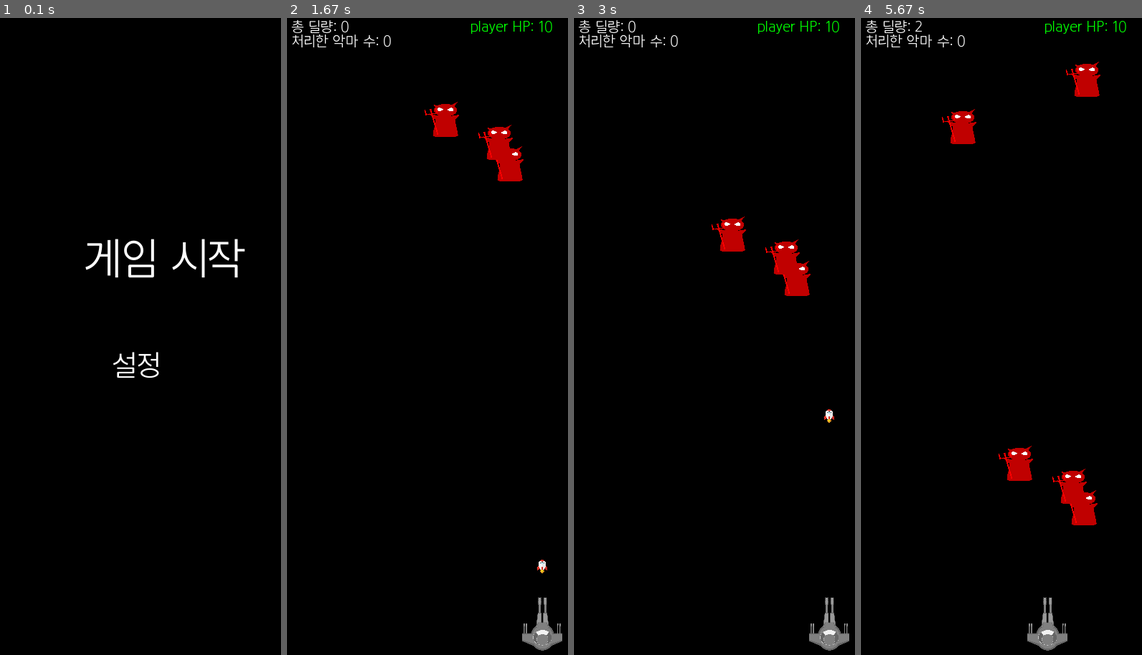
Above: before the commit, frames 1-4 (left to right).
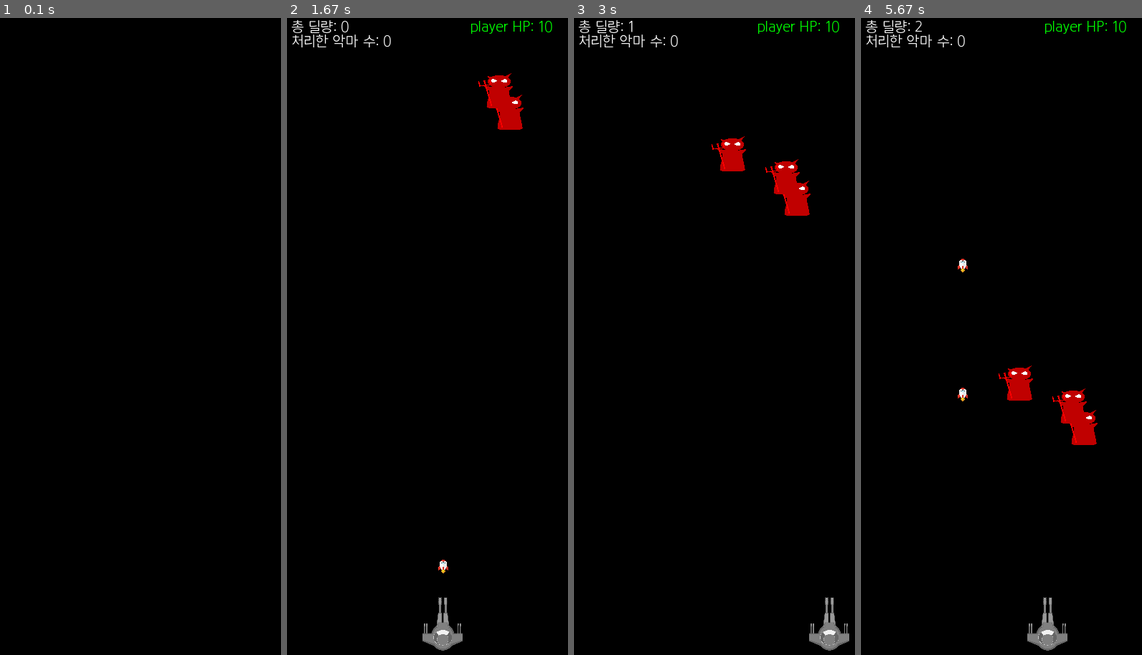
Above: after the commit, the same moments.

Repository: pygameprj/pygame
Game: pygame game, started from Pygame_t2.py
The game is run twice, just before and just after one commit, with the same random seed, the same clock (stepped at 60 frames per second) and the same inputs.
Inputs:
- Up to frame 1 (0.1 s): no input
- Up to frame 2 (1.67 s): tap Keypad Enter at 0.33, 1.17 s; hold Esc 0.67-1.13 s; hold Right 0.67-1.13 s; tap Space at 1.63 s
- Up to frame 3 (3 s): tap Esc at 1.97 s; tap Keypad Enter at 2.3 s; hold Right from 2.63 s (still down); tap Space at 2.7 s
- Up to frame 4 (5.67 s): tap Space at 3, 3.2, 3.5, 3.77, 4.07, 4.2, 4.5, 4.87, 5.17, 5.37 s; release Right at 3.1 s; hold Left 3.13-3.67 s; hold Left 3.7-4.1 s; hold Right 4.13-4.77 s; hold Left 4.8-5.27 s; hold Right from 5.3 s (still down)

The runs differ from the first frame. In frame 1, 1.1% of the frame differs, in the area x 30-88%, y 34-57%; in frame 2, 3.1%; in frame 3, 2.5%; in frame 4, 3.4%, in the area x 28-86%, y 6-80%.

Commit message:
초기 변수 클래스 생성 및 일시정지 추가

Diff:
--- a/Pygame_t2.py
+++ b/Pygame_t2.py
@@ -24,21 +24,6 @@
 gameOverSound = ["sound\gameOver.mp3", "C:\code\pygame\sound\gameOver.mp3"]
 downHPSound = ["sound\downHP.mp3", "C:\code\pygame\sound\downHP.mp3"]
 
-player_HP = 10
-player_SPEED = 7
-missile_SPEED = 15
-obs_HP = 4
-
-#objSize
-playerSizeX = 80
-playerSizeY = 100
-missileSizeX = 15
-missileSizeY = 20
-obsSizeX = 50
-obsSizeY = 50
-boomX = 50
-boomY = 50
-
 SCREEN_WIDTH = 400 #가로
 SCREEN_HEIGHT = 900 #세로
 
@@ -65,41 +50,60 @@
     def show(self, screen):
         screen.blit(self.img, (self.x, self.y))
 
-def initPlayer(player):
+class initVar:
+    def __init__(self):
+        self.player_HP = 10
+        self.player_SPEED = 7
+        self.missile_SPEED = 15
+        self.obs_HP = 4
+
+        #objSize
+        self.playerSizeX = 80
+        self.playerSizeY = 100
+        self.missileSizeX = 15
+        self.missileSizeY = 20
+        self.obsSizeX = 50
+        self.obsSizeY = 50
+        self.boomX = 50
+        self.boomY = 50
+
+        self.obsCount = 0
+        self.m_STR = 1
+def initPlayer(player, init_var):
     player.put_img(playerFile[addressTF])
-    player.change_size(playerSizeX, playerSizeY)
+    player.change_size(init_var.playerSizeX, init_var.playerSizeY)
     player.x = round((SCREEN_WIDTH - player.sx)/2)
     player.y = SCREEN_HEIGHT - player.sy - 15
-    player.move = player_SPEED
-    player.HP = player_HP
-
-def newMissile(m_list, m_STR, player):
+    player.move = init_var.player_SPEED
+    player.HP = init_var.player_HP
+
+def newMissile(m_list, init_var, player):
     missile = obj()  # missile
     missile.put_img(missileFile[addressTF])
-    missile.change_size(missileSizeX, missileSizeY)
+    missile.change_size(init_var.missileSizeX, init_var.missileSizeY)
     missile.x = round(player.x + player.sx/2 - missile.sx/2)
     missile.y = player.y - missile.y
-    missile.move = missile_SPEED
-    missile.STR = m_STR
+    missile.move = init_var.missile_SPEED
+    missile.STR = init_var.m_STR
     m_list.append(missile)
 
-def newobs(obs_list, obs_SPEED = 2):
+def newobs(obs_list, init_var, obs_SPEED = 2):
     if random.random() < M_PER/100:
         obstacle = obj()  # devil
         obstacle.put_img(obsFile[addressTF])
-        obstacle.change_size(obsSizeX, obsSizeY)
+        obstacle.change_size(init_var.obsSizeX, init_var.obsSizeY)
         obstacle.x = random.randrange(0, SCREEN_WIDTH - obstacle.sx)
         obstacle.y = 10 + 40
         obstacle.move = obs_SPEED
-        obstacle.HP = obs_HP
+        obstacle.HP = init_var.obs_HP
         obs_list.append(obstacle)
 
-def makeBoom(boom_list, obj_list, delObj_list):
+def makeBoom(boom_list, obj_list, delObj_list, init_var):
     for i in range(len(delObj_list)):
         obj_list[delObj_list[i]]
         boom = obj()
         boom.put_img(boomFile[addressTF])
-        boom.change_size(boomX, boomY)
+        boom.change_size(init_var.boomX, init_var.boomY)
         boom.x = obj_list[delObj_list[i]].x
         boom.y = obj_list[delObj_list[i]].y
         boom.HP = 20 # 폭발 이펙트 지속 시간, 약 0.3초
@@ -153,7 +157,7 @@
     return count
 
 #충돌
-def hitObs(m_list, obs_list, boom_list):
+def hitObs(m_list, obs_list, boom_list, init_var):
     TF = False
     delObs_list = []; delM_list = []
 
@@ -164,7 +168,7 @@
                 if  m_list[i].HP <= 0 and i not in delM_list: delM_list.append(i)
                 if obs_list[j].HP <= 0 and j not in delObs_list: delObs_list.append(j)
                 TF = True
-    makeBoom(boom_list, obs_list, delObs_list)
+    makeBoom(boom_list, obs_list, delObs_list, init_var)
     global obsCount
     obsCount += len(delObs_list)
     delObjf(obs_list, delObs_list)
@@ -172,31 +176,48 @@
 
     return TF
 
-def hitPlayer(player, obs_list):
+def hitPlayer(player, obs_list, init_var):
     TF = False; delObs_list = []
     for j in range(len(obs_list)):
         if oLap(obs_list[j], player):
-            obs_list[j].HP -= obs_HP
+            obs_list[j].HP -= init_var.obs_HP
             if obs_list[j].HP <= 0 and j not in delObs_list: delObs_list.append(j)
             TF = True
     delObjf(obs_list, delObs_list)
     return TF
 
 #그리기 함수
-def drawInit(screenInit, state = 0):
-    screenInit.fill(BLACK)
+def drawInit(screen, state = 0):
+    screen.fill(BLACK)
     # if state == 0:
-    #     writeScore(screenInit, "게임 시작", 120, 300, color = WHITE, size = 40)
-    #     writeScore(screenInit, "설정", 160, 460, color = WHITE, size = 40)
+    #     writeScore(screen, "게임 시작", 120, 300, color = WHITE, size = 40)
+    #     writeScore(screen, "설정", 160, 460, color = WHITE, size = 40)
     if state == 0:
-        writeScore(screenInit, "게임 시작", 120, 300, color = WHITE, size = 60)
-        writeScore(screenInit, "설정", 160, 460, color = WHITE, size = 40)
+        writeScore(screen, "게임 시작", 120, 300, color = WHITE, size = 60)
+        writeScore(screen, "설정", 160, 460, color = WHITE, size = 40)
     elif state == 1:
-        writeScore(screenInit, "게임 시작", 120, 300, color = WHITE, size = 40)
-        writeScore(screenInit, "설정", 160, 460, color = WHITE, size = 60)
+        writeScore(screen, "게임 시작", 120, 300, color = WHITE, size = 40)
+        writeScore(screen, "설정", 160, 460, color = WHITE, size = 60)
     return state
 
-def initDisplay(screenInit, clock):
+def drawStop(screen, state = 0):
+    screen.fill(BLACK)
+    if state == 0:
+        writeScore(screen, "게임 재개", 120, 300, color = WHITE, size = 60)
+        writeScore(screen, "처음 으로", 140, 460, color = WHITE, size = 40)
+        writeScore(screen, "게임 종료", 140, 620, color = WHITE, size = 40)
+    elif state == 1:
+        writeScore(screen, "게임 재개", 120, 300, color = WHITE, size = 40)
+        writeScore(screen, "처음 으로", 140, 460, color = WHITE, size = 60)
+        writeScore(screen, "게임 종료", 140, 620, color = WHITE, size = 40)
+    elif state == 2:
+        writeScore(screen, "게임 재개", 120, 300, color = WHITE, size = 40)
+        writeScore(screen, "처음 으로", 140, 460, color = WHITE, size = 40)
+        writeScore(screen, "게임 종료", 140, 620, color = WHITE, size = 60)
+    return state
+
+def initDisplay(screen, clock):
+    time.sleep(0.2)
     state = 0
     while True:
         clock.tick(60)
@@ -204,7 +225,7 @@
             if event.type == pygame.QUIT:
                 exit(0)
         key_event = pygame.key.get_pressed()
-        if drawInit(screenInit, state) == 0 and (key_event[pygame.K_KP_ENTER]):
+        if drawInit(screen, state) == 0 and (key_event[pygame.K_KP_ENTER]):
             break
         if key_event[pygame.K_DOWN] and state < 1:
             state +=1
@@ -212,25 +233,47 @@
             state -= 1
         pygame.display.flip()
 
-def drawGame(screenGame, player, m_list, obs_list, boom_list):
-    screenGame.fill(BLACK)
-    player.show(screenGame)
+def stopDisplay(screen, clock):
+    state = 0
+    while True:
+        clock.tick(60)
+        for event in pygame.event.get():
+            if event.type == pygame.QUIT:
+                exit(0)
+        key_event = pygame.key.get_pressed()
+        if drawStop(screen, state) == 0 and key_event[pygame.K_KP_ENTER] or key_event[pygame.K_ESCAPE]:
+            return 0
+        elif drawStop(screen, state) == 1 and (key_event[pygame.K_KP_ENTER]):
+            return 1
+        elif drawStop(screen, state) == 2 and (key_event[pygame.K_KP_ENTER]):
+            exit(0)
+        elif key_event[pygame.K_DOWN] and state < 2:
+            state +=1
+            time.sleep(0.2)
+        elif key_event[pygame.K_UP] and state > 0:
+            state -= 1
+            time.sleep(0.2)
+        pygame.display.flip()
+
+def drawGame(screen, player, m_list, obs_list, boom_list):
+    screen.fill(BLACK)
+    player.show(screen)
     delBoom_list = []
 
     for missile in m_list:
-        missile.show(screenGame)
+        missile.show(screen)
     for obstacle in obs_list:
-        obstacle.show(screenGame)
+        obstacle.show(screen)
 
     for i in range(len(boom_list)):
         boom_list[i].HP -= 1
         if boom_list[i].HP > 0:
-            boom_list[i].show(screenGame)
+            boom_list[i].show(screen)
         elif boom_list[i] not in boom_list: delBoom_list.append(boom_list[i])
 
     delObjf(delBoom_list, [i for i in range(len(delBoom_list))])
 
-def mainKey_event(player, missile_Sound, missile_list, missile_STR, count):
+def mainKey_event(player, missile_Sound, missile_list, obstacle_list, boom_list, missile_STR, count, screen, clock, init_var):
     # 4-2, 각종 입력 감지
     for event in pygame.event.get():
         if event.type == pygame.QUIT:
@@ -252,16 +295,24 @@
     #스패이스바 입력시 미사일 생성
     if key_event[pygame.K_SPACE] and count % 6 == 0:
         missile_Sound.play()
-        newMissile(missile_list, missile_STR, player)
+        newMissile(missile_list, init_var, player)
         count = 0
-    # if key_event[pygame.K_ESCAPE]:
+    if key_event[pygame.K_ESCAPE]:
+        pygame.mixer.music.stop()
+        time.sleep(0.2)
+        if stopDisplay(screen, clock):
+            initDisplay(screen, clock) #Init display
+            missile_list.clear(), obstacle_list.clear(), boom_list.clear(); global damageAmount; damageAmount = 0
+            initPlayer(player, init_var) #player state init
+        pygame.mixer.music.load(happythemeBGM[addressTF])
+        pygame.mixer.music.play(-1)
 
 #게임 오버
-def ifGameOver(screenGame, player, size = 40):
+def ifGameOver(screen, player, size = 40):
     if player.HP <= 0:
         font = pygame.font.Font(fontFile[addressTF], size)
         text = font.render("GAME OVER!", True, RED)
-        screenGame.blit(text,(80, SCREEN_HEIGHT/2))
+        screen.blit(text,(80, SCREEN_HEIGHT/2))
         pygame.mixer.music.stop()
         pygame.mixer.Sound(gameOverSound[addressTF]).play()
         pygame.display.flip()
@@ -281,8 +332,9 @@
     pygame.mixer.music.load(happythemeBGM[addressTF])
     pygame.mixer.music.play(-1)
     missile_Sound = pygame.mixer.Sound(laserGunSound[addressTF])
-    screenInit = pygame.display.set_mode((SCREEN_WIDTH, SCREEN_HEIGHT))
-    screenGame = pygame.display.set_mode((SCREEN_WIDTH, SCREEN_HEIGHT))
+    screen = pygame.display.set_mode((SCREEN_WIDTH, SCREEN_HEIGHT))
+    init_var = initVar()
+
 
     # 2. 게임창 옵션 설정
     title = "My Game"
@@ -297,9 +349,10 @@
     missile_STR = 1 #미사일 공격력
     obs_SPEED = 2 # 장애물 속도
 
-    initDisplay(screenInit, clock) #Init display
+
+    initDisplay(screen, clock) #Init display
     player = obj()  # SpaceShip
-    initPlayer(player) #player state init
+    initPlayer(player, init_var) #player state init
 
     # 4. 메인 이벤트
     while True:
@@ -307,11 +360,11 @@
         # 4-1, FPS setting
         clock.tick(60)
         #check key_event
-        mainKey_event(player, missile_Sound, missile_list, missile_STR, count)
+        mainKey_event(player, missile_Sound, missile_list, obstacle_list, boom_list, missile_STR, count, screen, clock, init_var)
 
         # random new obstacle
         if obsCount/10: obs_SPEED = 2 + obsCount/10
-        newobs(obstacle_list, obs_SPEED)
+        newobs(obstacle_list, init_var, obs_SPEED)
 
         #move obj
         UPObjf(missile_list)
@@ -321,17 +374,17 @@
         outObj(obstacle_list, player)
 
         #충돌시 오브젝트 파괴
-        if hitObs(missile_list, obstacle_list, boom_list):  damageAmount += 1
+        if hitObs(missile_list, obstacle_list, boom_list, init_var):  damageAmount += 1
 
         #if player when hit, down HP
-        if hitPlayer(player, obstacle_list): downHP(player)
+        if hitPlayer(player, obstacle_list, init_var): downHP(player)
 
         # 4-4, draw Display
-        drawGame(screenGame, player, missile_list, obstacle_list, boom_list)
-        writeScore(screenGame, "총 딜량", 10, 0, count = damageAmount)
-        writeScore(screenGame, "처리한 악마 수", 10, 20, count = obsCount)
-        writeScore(screenGame, "player HP", SCREEN_WIDTH-140, 00, count = player.HP, color =  GREEN)
-        if ifGameOver(screenGame, player): break
+        drawGame(screen, player, missile_list, obstacle_list, boom_list)
+        writeScore(screen, "총 딜량", 10, 0, count = damageAmount)
+        writeScore(screen, "처리한 악마 수", 10, 20, count = obsCount)
+        writeScore(screen, "player HP", SCREEN_WIDTH-140, 00, count = player.HP, color =  GREEN)
+        if ifGameOver(screen, player): break
 
         # 4-5, Display update
         pygame.display.flip()
